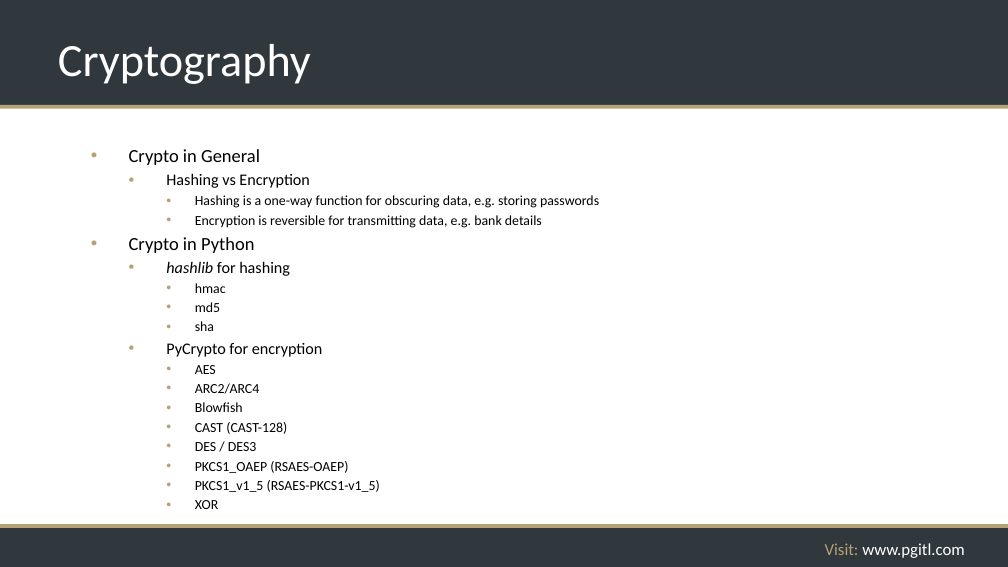
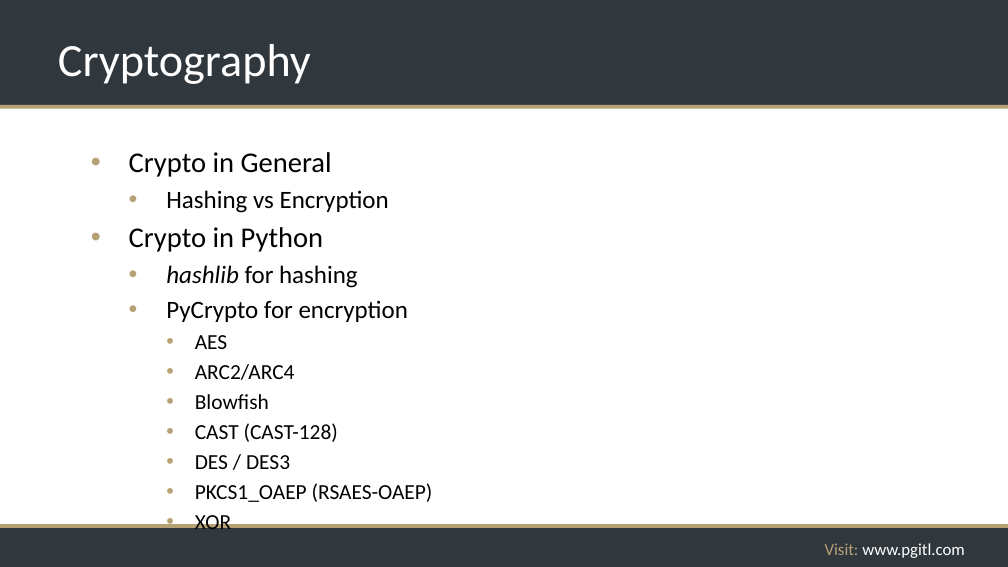
Before and after one commit to rikkouri/project-a, a slide deck: slide 175 of Programming Foundations.pptx (slide 173 before the commit). Drawn at 1008x567 pixels with LibreOffice and Linux fonts; fonts in the diff are those of the drawing; background and template pictures are left out. Boxes give left, top, right and bottom in pixels: in the first picture for what was removed or moved away, otherwise in the second. Text is boxed around its words. In the diff, an @@ line names an element or a change of style, - is before the commit and + after.

```diff
--- a/Programming Foundations.pptx
+++ b/Programming Foundations.pptx
@@ text "Crypto in General" at [129, 152, 433, 502]: size 17.6 to 27.2 pt in "Crypto in General", "Crypto in Python"; size 15.4 to 23.8 pt in "Hashing vs Encryption", "hashlib for hashing", "PyCrypto for encryption"; size 13.2 to 20.4 pt in "AES", "ARC2/ARC4", "Blowfish", "CAST (CAST-128)" and 3 more places; more space between paragraphs @@
@@ text at [195, 195, 599, 228]: paragraphs removed @@
-    • Hashing is a one-way function for obscuring data, e.g. storing passwords
-    • Encryption is reversible for transmitting data, e.g. bank details
@@ text at [195, 283, 226, 331]: paragraphs removed @@
-    • hmac
-    • md5
-    • sha
@@ text at [195, 480, 380, 492]: paragraph removed @@
-    • PKCS1_v1_5 (RSAES-PKCS1-v1_5)
```
Also in this commit, not shown: 14 other slides changed, 6 slides added, 4 slides removed, 3 other files.
